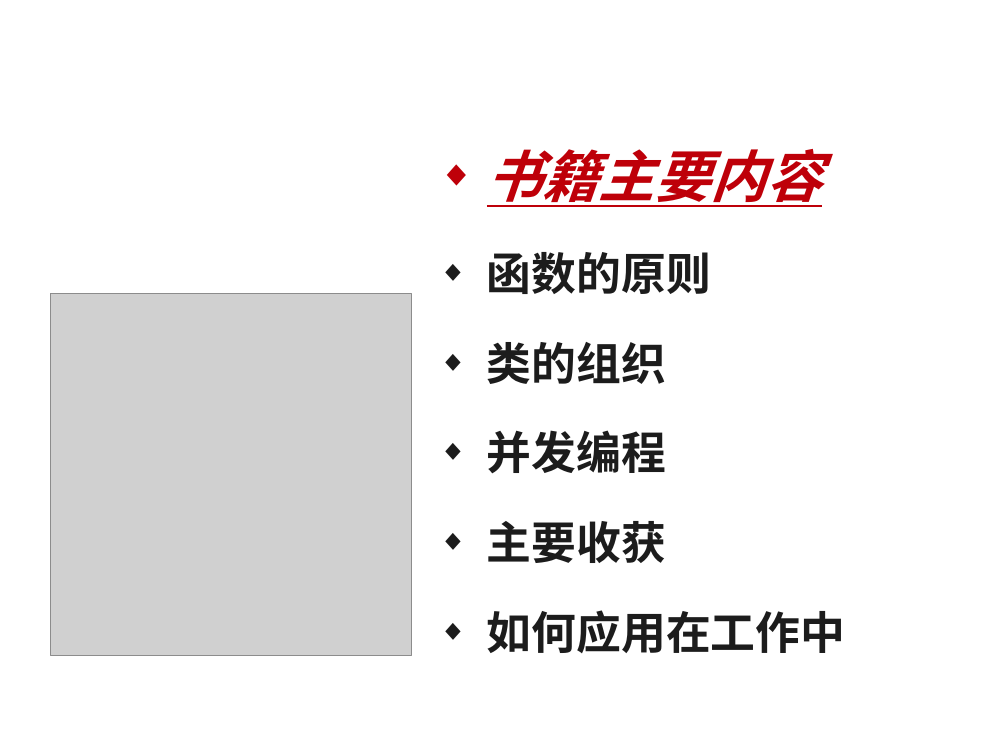
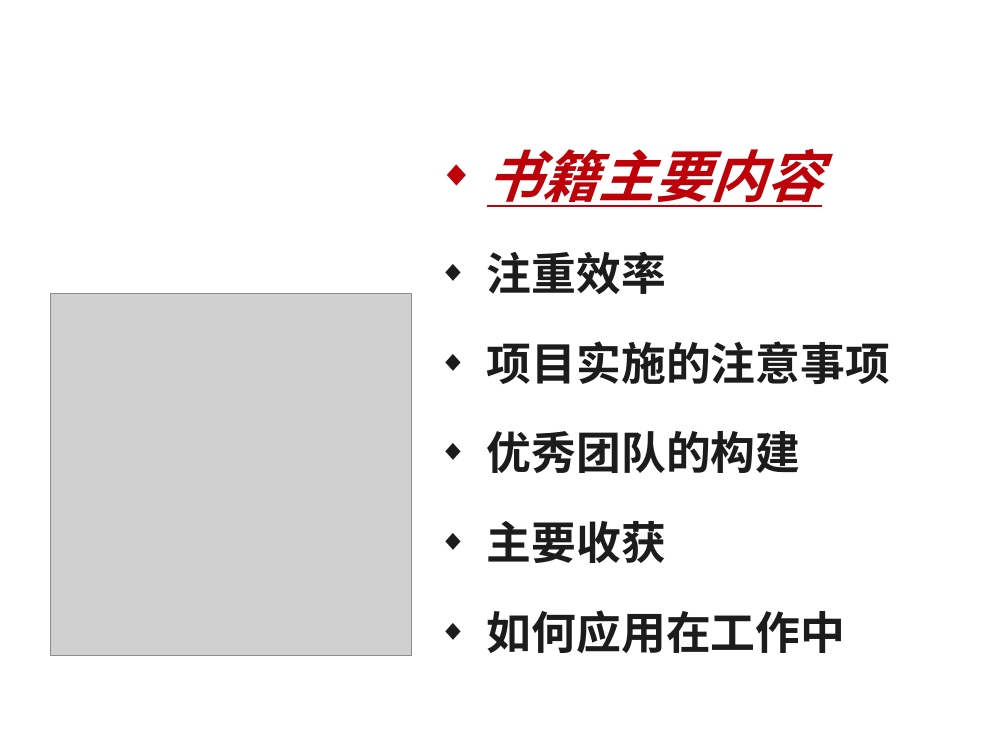
Before and after one commit to z467247132/level_up, a slide deck: slide 2 of 01 知识传递/1-2-1 知识传递 读1本书/02-读1本书-读书笔记撰写模板.pptx. Drawn at 1008x756 pixels with LibreOffice and Linux fonts; fonts in the diff are those of the drawing; grey boxes stand for pictures; background and template pictures are left out. Boxes give left, top, right and bottom in pixels: in the first picture for what was removed or moved away, otherwise in the second. Text is boxed around its words. In the diff, an @@ line names an element or a change of style, - is before the commit and + after.

```diff
--- a/01 知识传递/1-2-1 知识传递 读1本书/02-读1本书-读书笔记撰写模板.pptx
+++ b/01 知识传递/1-2-1 知识传递 读1本书/02-读1本书-读书笔记撰写模板.pptx
@@ text at (487,251,890,473): text changed @@
-◆ 函数的原则
-◆ 类的组织
-◆ 并发编程
+◆ 注重效率
+◆ 项目实施的注意事项
+◆ 优秀团队的构建
```
Also in this commit, not shown: 3 other slides changed, 24 other files.
